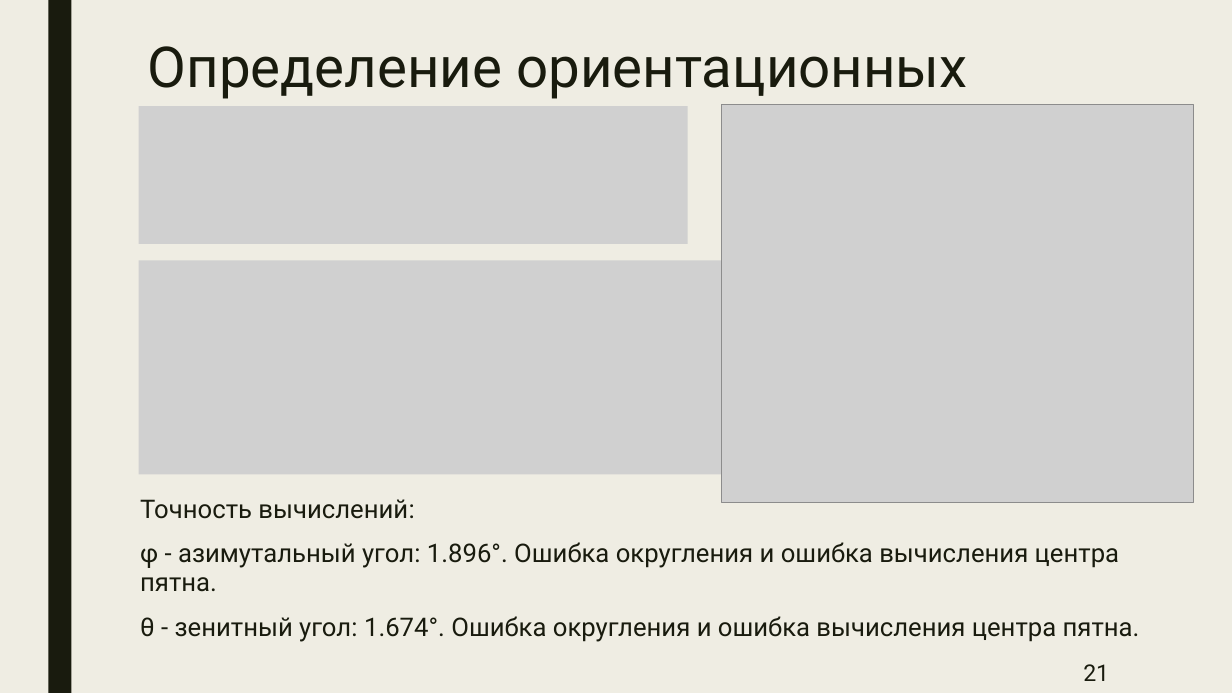
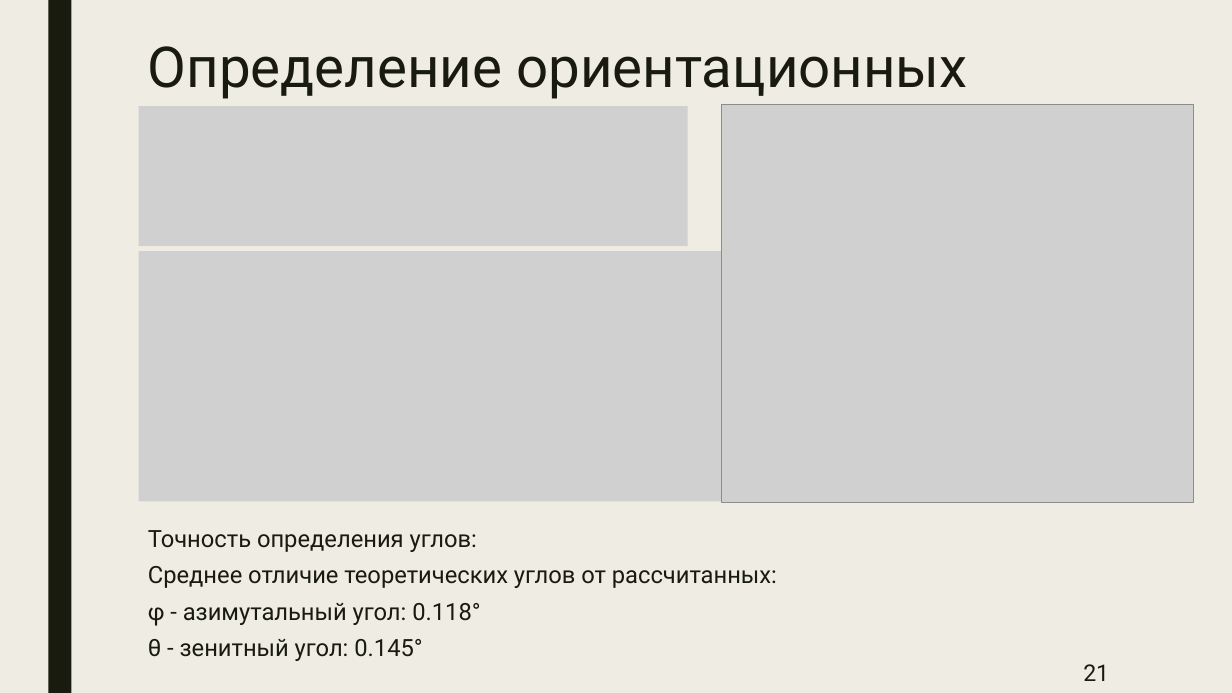
Before and after one commit to BarikQ/course_4, a slide deck: slide 21 of Pres/Диплом преза.pptx. Drawn at 1232x693 pixels with LibreOffice and Linux fonts; fonts in the diff are those of the drawing; grey boxes stand for pictures. Boxes give left, top, right and bottom in pixels: in the first picture for what was removed or moved away, otherwise in the second. Text is boxed around its words. In the diff, an @@ line names an element or a change of style, - is before the commit and + after.

Commit message:
Фикс углов

```diff
--- a/Pres/Диплом преза.pptx
+++ b/Pres/Диплом преза.pptx
@@ picture: place and size @@
-picture at bbox=[139, 261, 755, 475]
+picture at bbox=[139, 251, 755, 502]
@@ text at bbox=[148, 530, 777, 661]: text changed; size 20 to 18.5 pt @@
-Точность вычислений:
-φ - азимутальный угол: 1.896°. Ошибка округления и ошибка вычисления центра пятна.
-θ - зенитный угол: 1.674°. Ошибка округления и ошибка вычисления центра пятна.
+Точность определения углов:
+Среднее отличие теоретических углов от рассчитанных:
+φ - азимутальный угол: 0.118°
+θ - зенитный угол: 0.145°
```
Also in this commit, not shown: 1 other slide changed, 1 slide added, 1 other file.
